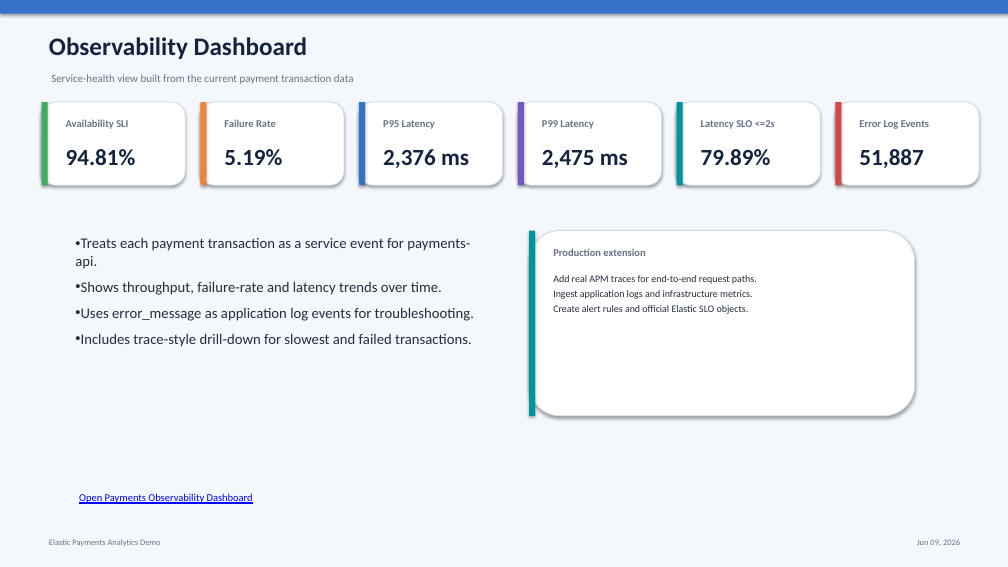
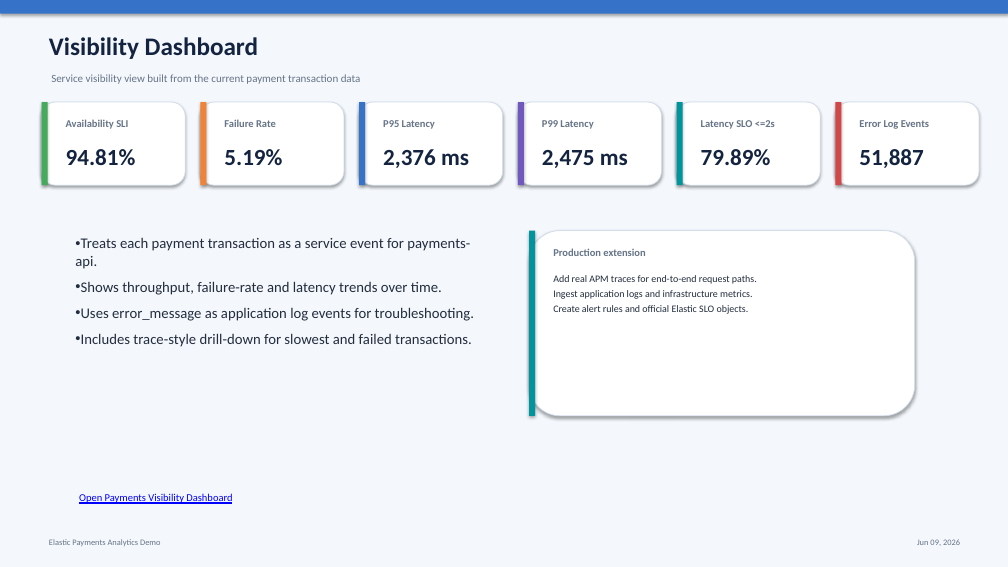
Before and after one commit to yanivbtm-git/Elastic, a slide deck: slide 6 of presentations/payments_dashboards_summary.pptx. Drawn at 1008x567 pixels with LibreOffice and Linux fonts; fonts in the diff are those of the drawing. Boxes give left, top, right and bottom in pixels: in the first picture for what was removed or moved away, otherwise in the second. Text is boxed around its words. In the diff, an @@ line names an element or a change of style, - is before the commit and + after.

```diff
--- a/presentations/payments_dashboards_summary.pptx
+++ b/presentations/payments_dashboards_summary.pptx
@@ text at <box>49,37,259,59</box>: text changed @@
-Observability Dashboard
+Visibility Dashboard
@@ text at <box>51,74,361,84</box>: text changed @@
-Service-health view built from the current payment transaction data
+Service visibility view built from the current payment transaction data
@@ text at <box>79,493,232,504</box>: text changed @@
-Open Payments Observability Dashboard
+Open Payments Visibility Dashboard
```
Also in this commit, not shown: 1 other slide changed.
